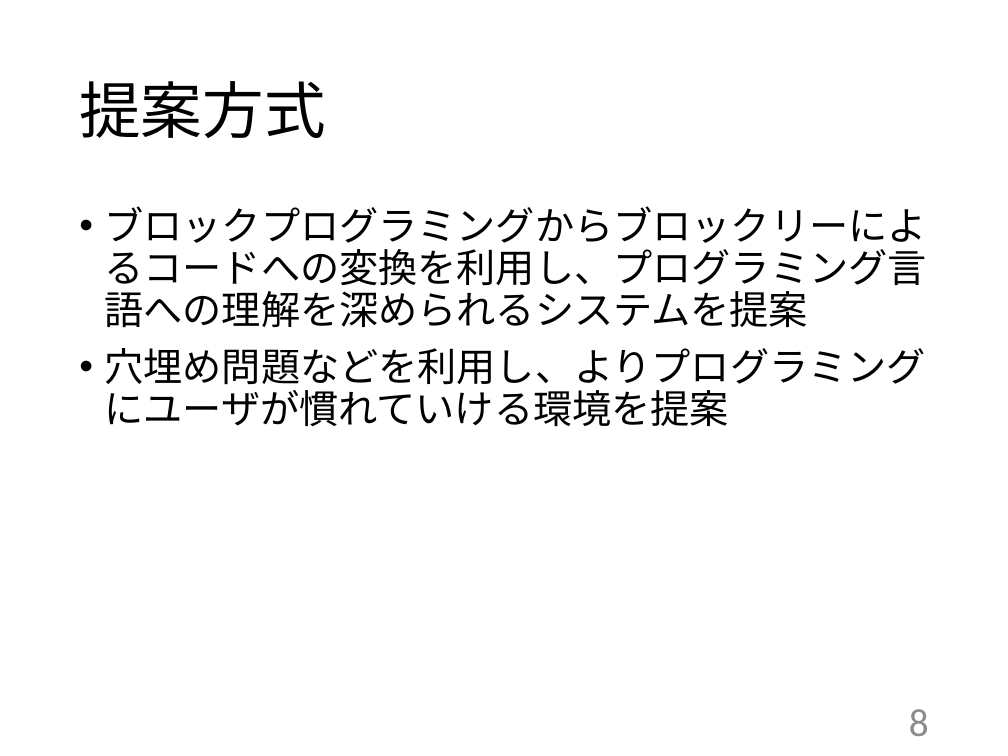
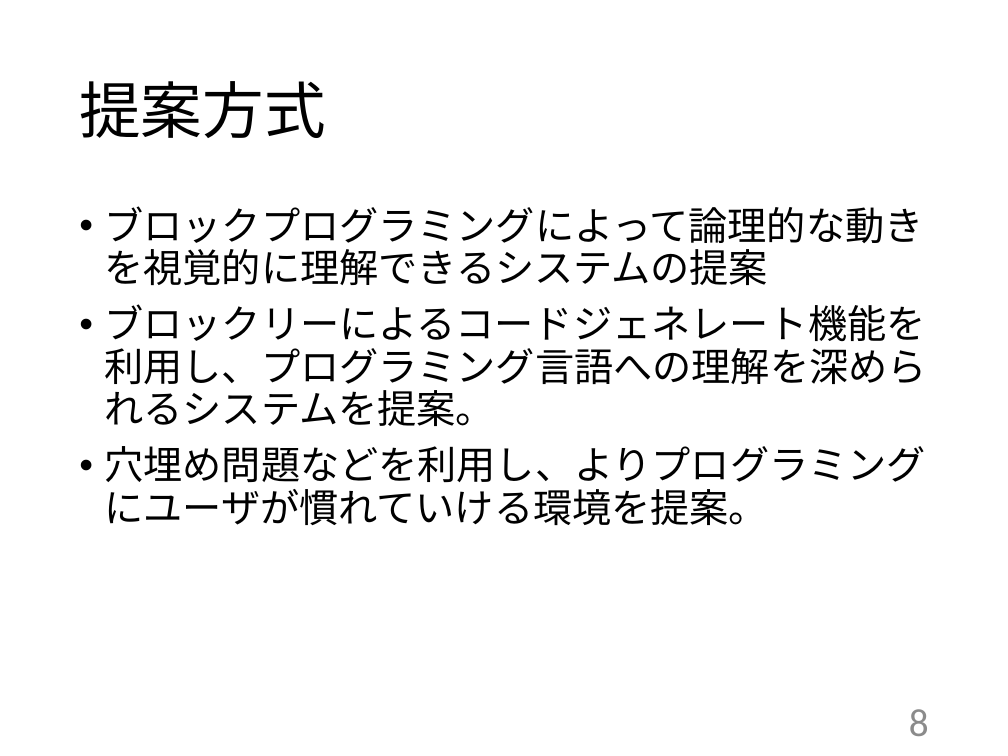
Before and after one commit to kait-takanolab/1821121-shimaoka-thesis, a slide deck: slide 8 of 1821121_shimaoka_tyuukan.pptx. Drawn at 1008x756 pixels with LibreOffice and Linux fonts; fonts in the diff are those of the drawing. Boxes give left, top, right and bottom in pixels: in the first picture for what was removed or moved away, otherwise in the second. Text is boxed around its words. In the diff, an @@ line names an element or a change of style, - is before the commit and + after.

```diff
--- a/1821121_shimaoka_tyuukan.pptx
+++ b/1821121_shimaoka_tyuukan.pptx
@@ text at bbox=[105, 206, 927, 525]: text changed @@
-• ブロックプログラミングからブロックリーによるコードへの変換を利用し、プログラミング言語への理解を深められるシステムを提案
-• 穴埋め問題などを利用し、よりプログラミングにユーザが慣れていける環境を提案
+• ブロックプログラミングによって論理的な動きを視覚的に理解できるシステムの提案
+• ブロックリーによるコードジェネレート機能を利用し、プログラミング言語への理解を深められるシステムを提案。
+• 穴埋め問題などを利用し、よりプログラミングにユーザが慣れていける環境を提案。
```
Also in this commit, not shown: 6 other slides changed.
